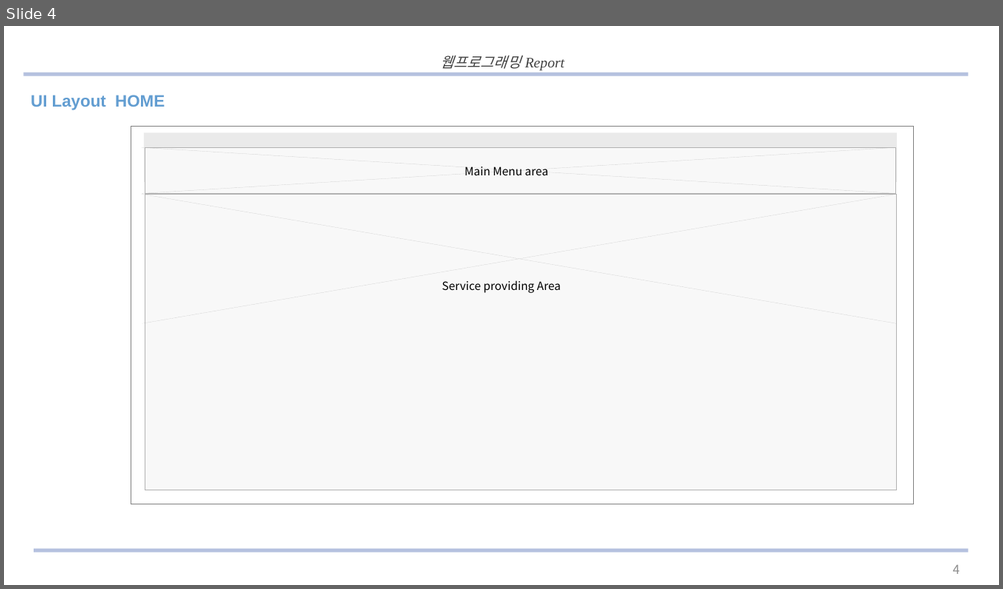
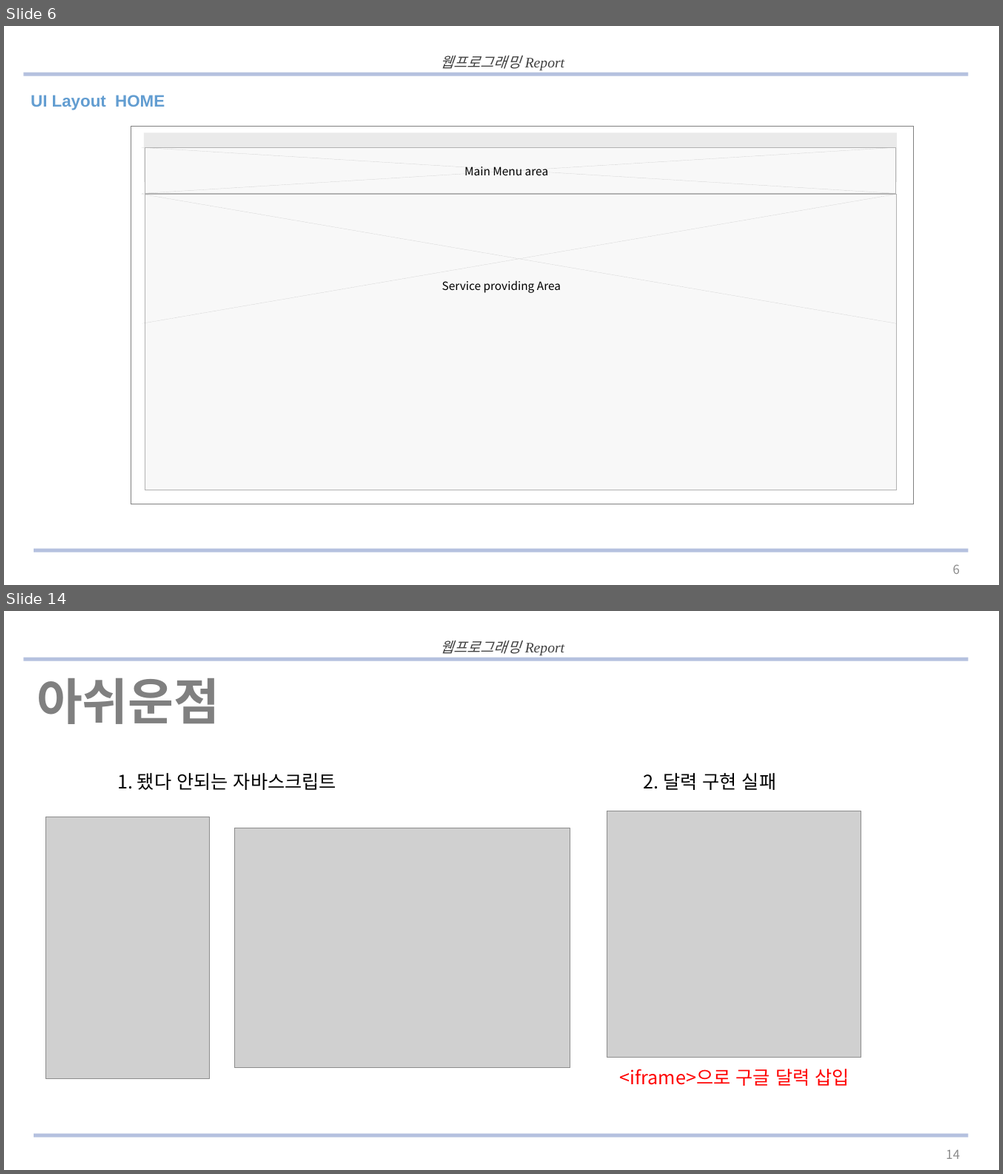
Before and after one commit to hongseoi/HealthCareWeb, a slide deck: 발표 ppt.pptx. Shown one above the other, each under a label of ours: slide 4 before the commit, slides 6 and 14 after it; the slides between them are not shown. The pictures are 1003x589 and 1003x1174 pixels, drawn with LibreOffice and Linux fonts; fonts in the diff are those of the drawing; grey boxes stand for pictures. Boxes give left, top, right and bottom in pixels: in the first picture for what was removed or moved away, otherwise in the second. Text is boxed around its words. In the diff, an @@ line names an element or a change of style, - is before the commit and + after.

```diff
--- a/발표 ppt.pptx
+++ b/발표 ppt.pptx
@@ slide 14 added at (4, 611, 999, 1170), background #FFFFFF; not listed: 3 template elements that a slide beside it also shows @@
@@ text added at (37, 678, 219, 724), 48 pt, text #808080, bold @@
+아쉬운점
@@ text added at (117, 773, 336, 790), 18 pt, text #000000 @@
+1. 됐다 안되는 자바스크립트
@@ rectangle added at (636, 766, 797, 796), outline #FFFFFF 0 pt dashed, 18 pt, text #000000 @@
+2. 달력 구현 실패
@@ picture added at (45, 817, 209, 1079) @@
@@ picture added at (235, 829, 569, 1069) @@
@@ picture added at (607, 811, 860, 1058) @@
@@ text added at (620, 1069, 849, 1086), 18 pt, text #FF0000 @@
+<iframe>으로 구글 달력 삽입
@@ page number added at (945, 1150, 959, 1159), 12 pt, text #8C8C8C @@
+14
@@ what was slide 4 is now slide 6 @@
@@ page number at (953, 565, 959, 574): text changed @@
-4
+6
```
Also in this commit, not shown: 9 slides changed, 2 other slides added, 3 other files.
